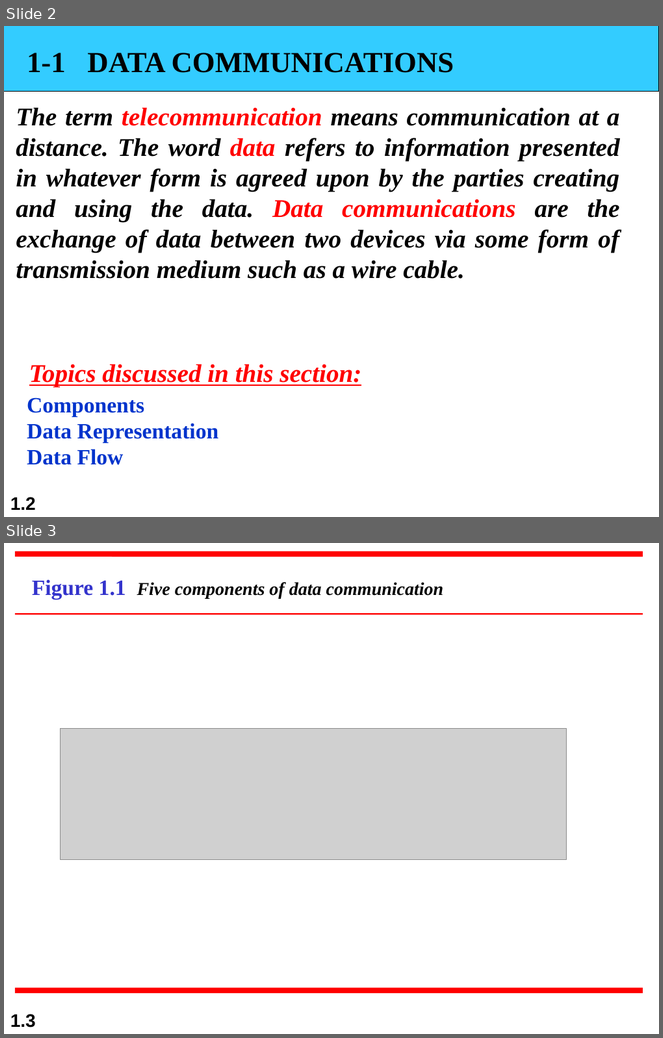
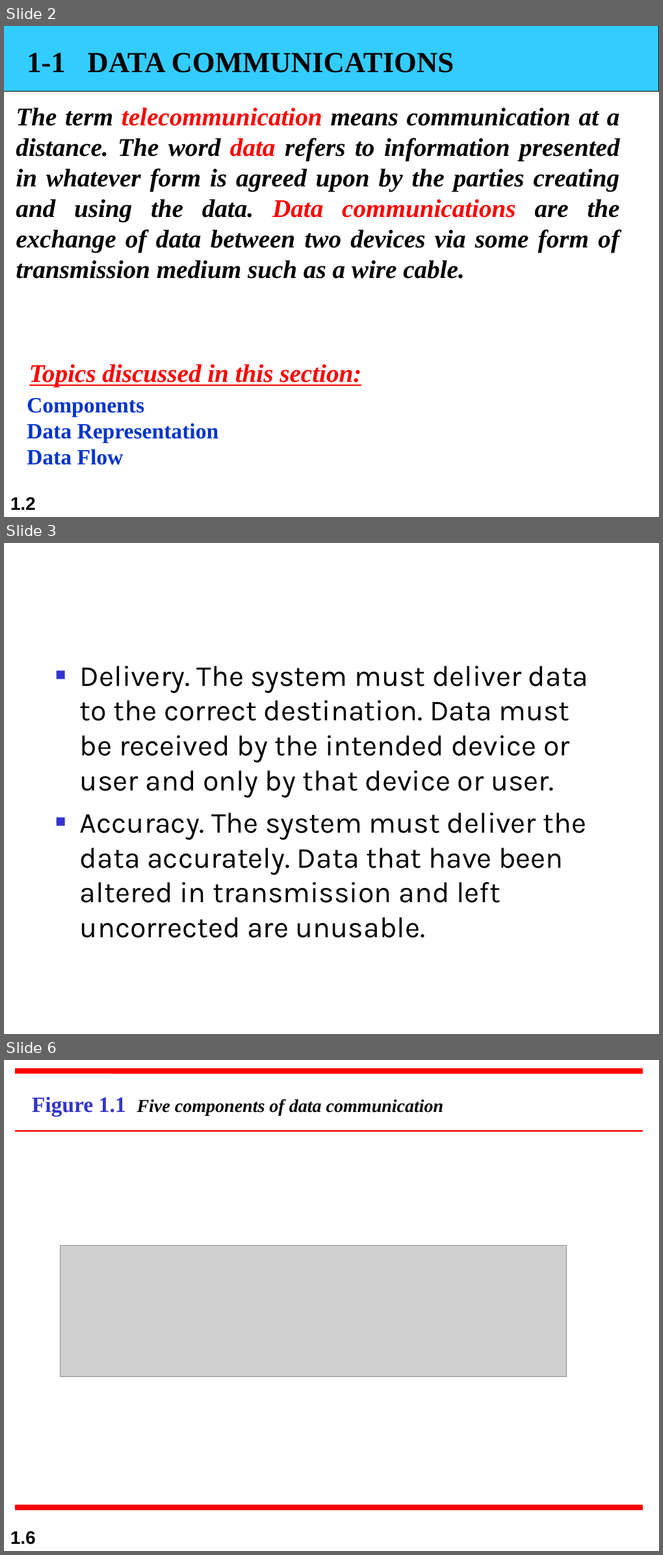
Before and after one commit to primusr/GITFiles, a slide deck: DATA COMM/ch01.ppt. Shown one above the other, each under a label of ours: slides 2 and 3 before the commit, slides 2, 3 and 6 after it; the slides between them are not shown. The pictures are 663x1038 and 663x1555 pixels, drawn with LibreOffice and Linux fonts; fonts in the diff are those of the drawing; grey boxes stand for pictures. Boxes give left, top, right and bottom in pixels: in the first picture for what was removed or moved away, otherwise in the second. Text is boxed around its words. In the diff, an @@ line names an element or a change of style, - is before the commit and + after.

```diff
--- a/DATA COMM/ch01.ppt
+++ b/DATA COMM/ch01.ppt
@@ slide 3 added at [4,543,659,1034], background #FFFFFF @@
@@ text added at [80,666,589,938], 32 pt, text #000000 @@
+■ Delivery. The system must deliver data to the correct destination. Data must be received by the intended device or user and only by that device or user.
+■ Accuracy. The system must deliver the data accurately. Data that have been altered in transmission and left uncorrected are unusable.
@@ what was slide 3 is now slide 6 @@
@@ page number at [10,1531,36,1545]: text changed @@
-1.3
+1.6
```
Also in this commit, not shown: 12 other slides added.
